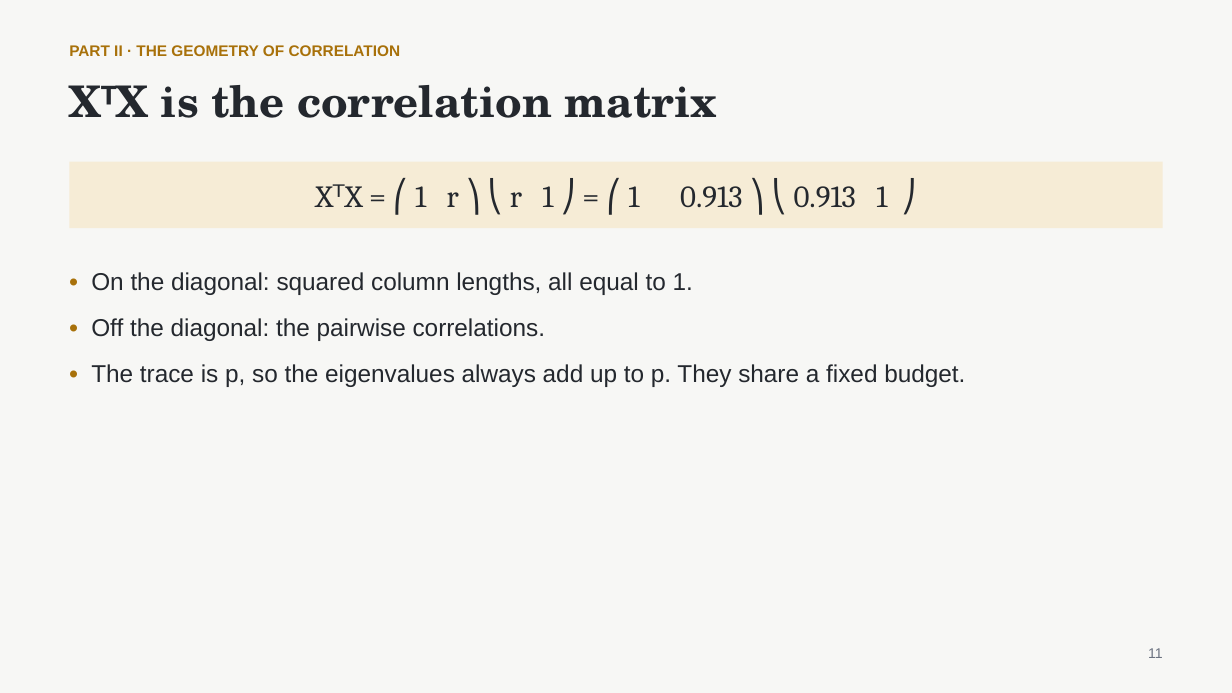
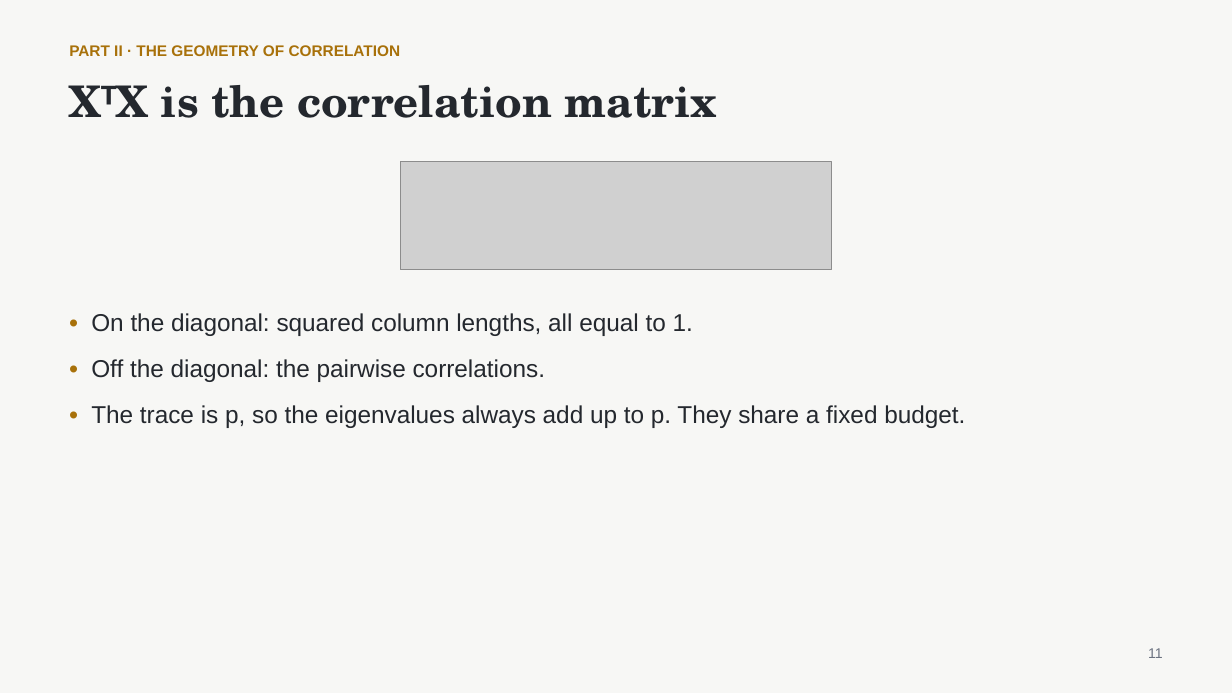
Before and after one commit to nurdauletakhanov/ReadingLab, a slide deck: slide 11 of public/slides/session-0-least-squares-foundations.pptx. Drawn at 1232x693 pixels with LibreOffice and Linux fonts; fonts in the diff are those of the drawing; grey boxes stand for pictures. Boxes give left, top, right and bottom in pixels: in the first picture for what was removed or moved away, otherwise in the second. Text is boxed around its words. In the diff, an @@ line names an element or a change of style, - is before the commit and + after.

```diff
--- a/public/slides/session-0-least-squares-foundations.pptx
+++ b/public/slides/session-0-least-squares-foundations.pptx
@@ rectangle removed at (69, 162, 1163, 228) @@
-XᵀX = ⎛ 1 r ⎞ ⎝ r 1 ⎠ = ⎛ 1 0.913 ⎞ ⎝ 0.913 1 ⎠
@@ picture added at (400, 162, 832, 270) @@
@@ text "• On the diagonal: squared ...": place and size @@
-text "• On the diagonal: squared ..." at (91, 272, 965, 387)
+text "• On the diagonal: squared ..." at (91, 313, 965, 428)
```
Also in this commit, not shown: 16 other slides changed, 20 other files.
